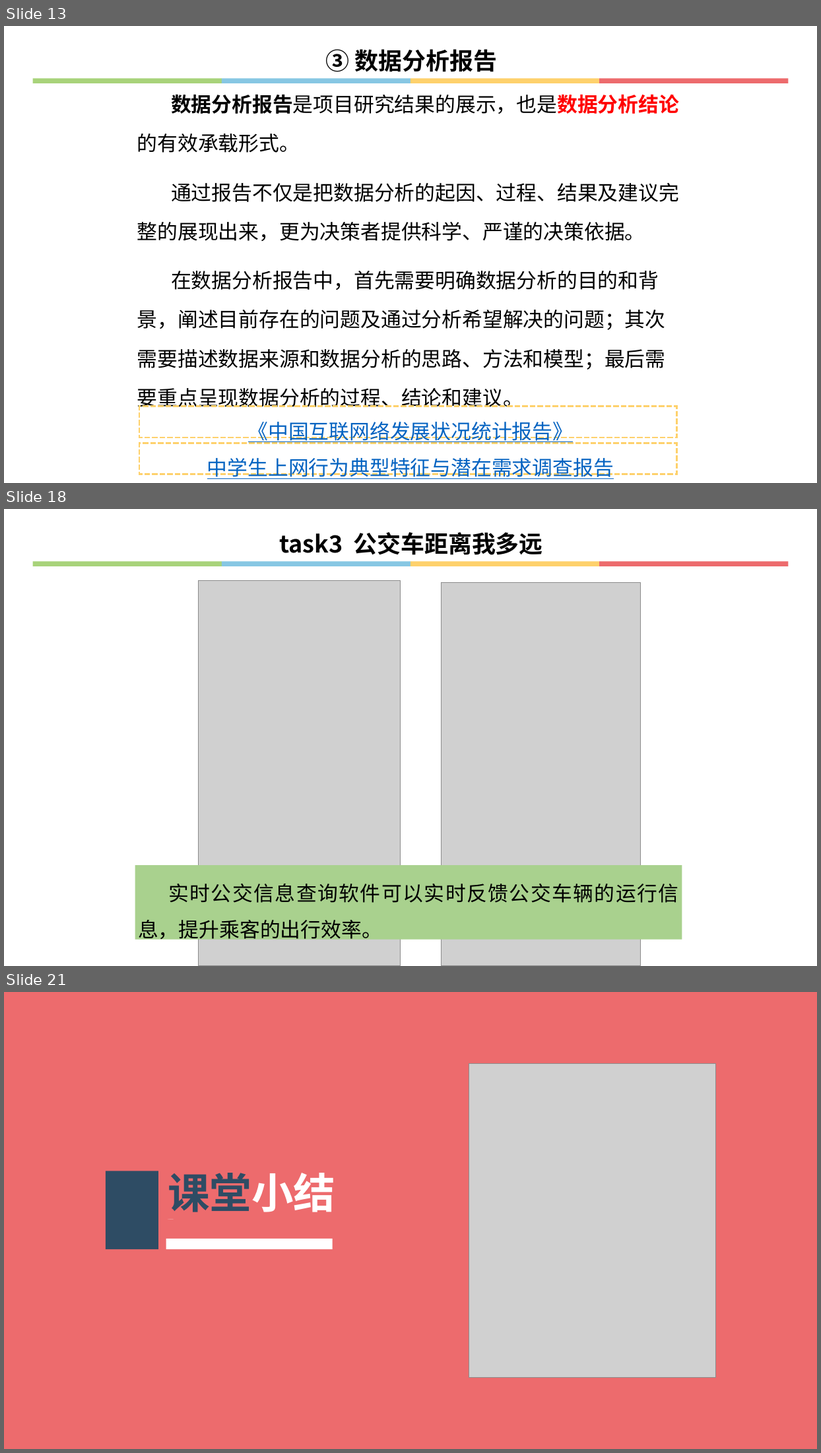
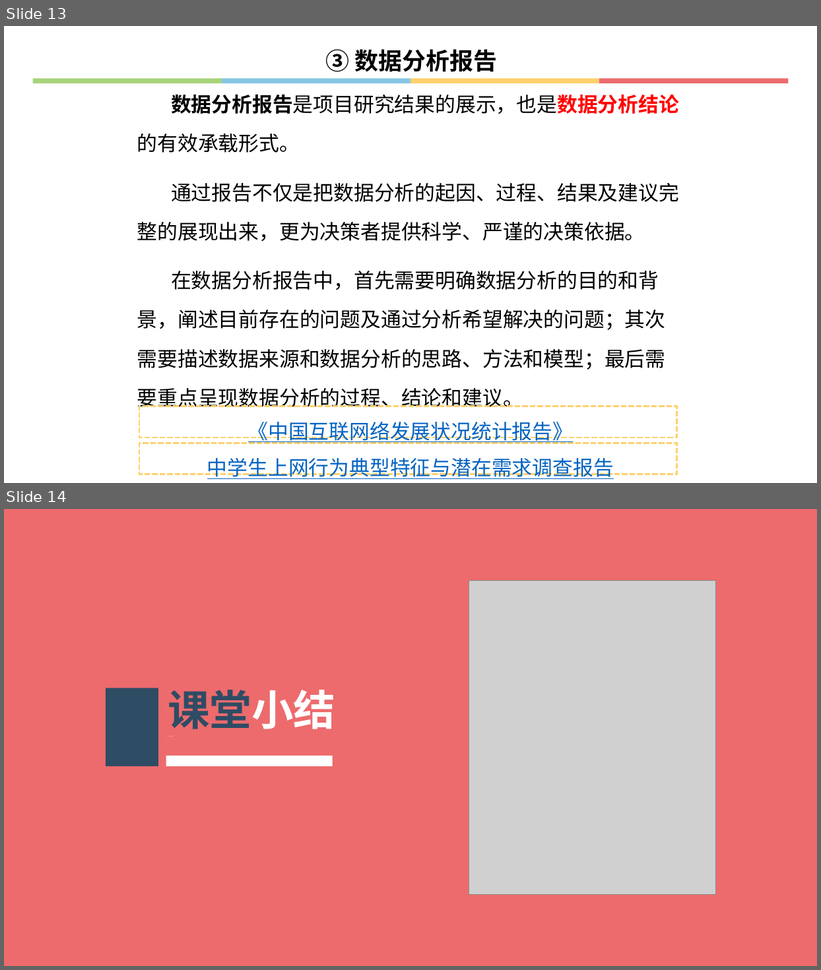
Before and after one commit to hongm32/2020design, a slide deck: 【第21课】走近数据分析①/【第21课】走近数据分析.pptx. Shown one above the other, each under a label of ours: slides 13, 18 and 21 before the commit, slides 13 and 14 after it; the slides between them are not shown. The pictures are 821x1453 and 821x970 pixels, drawn with LibreOffice and Linux fonts; fonts in the diff are those of the drawing; grey boxes stand for pictures. Boxes give left, top, right and bottom in pixels: in the first picture for what was removed or moved away, otherwise in the second. Text is boxed around its words. In the diff, an @@ line names an element or a change of style, - is before the commit and + after.

```diff
--- a/【第21课】走近数据分析①/【第21课】走近数据分析.pptx
+++ b/【第21课】走近数据分析①/【第21课】走近数据分析.pptx
@@ slide 18 removed at <box>4,509,817,966</box>, background #FFFFFF; not listed: 4 template elements that a slide beside it also shows @@
@@ text removed at <box>279,532,543,555</box> @@
-task3 公交车距离我多远
@@ picture removed at <box>199,580,401,966</box> @@
@@ picture removed at <box>442,582,640,966</box> @@
@@ rectangle removed at <box>135,866,682,940</box> @@
-实时公交信息查询软件可以实时反馈公交车辆的运行信息，提升乘客的出行效率。
@@ what was slide 21 is now slide 14 @@
```
Also in this commit, not shown: 1 slide changed, 10 other slides removed, 28 other files.
